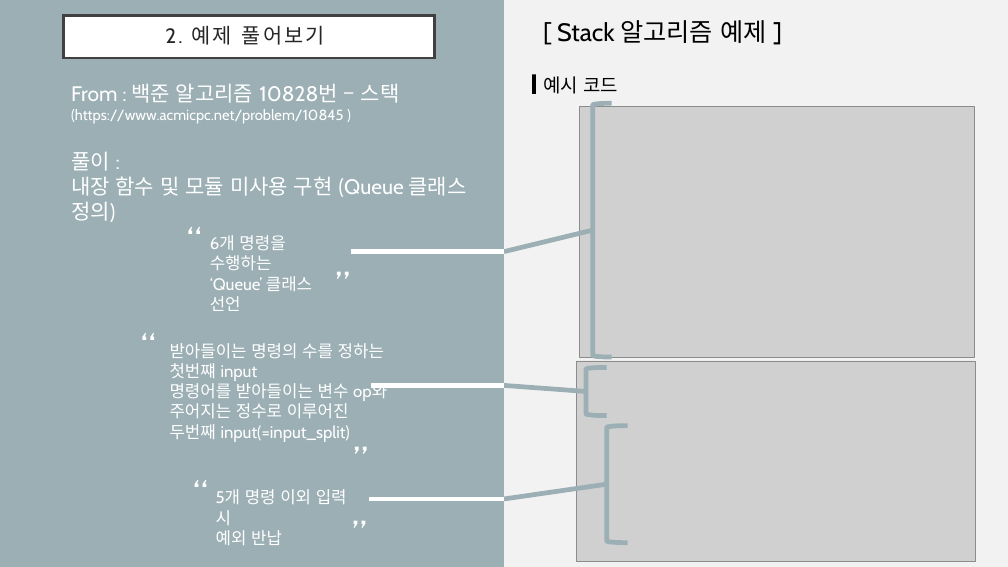
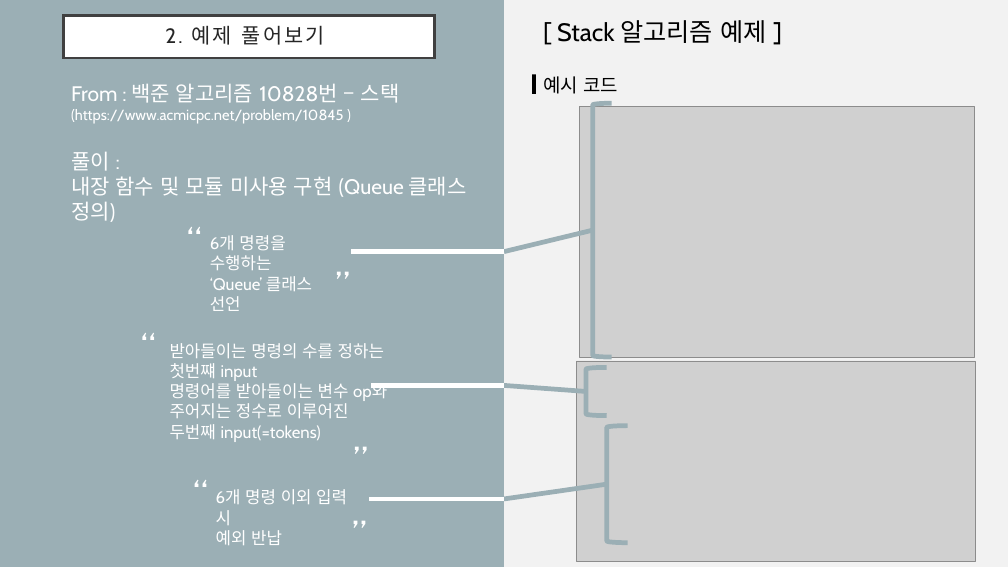
Before and after one commit to drhee0919/Rhee, a slide deck: slide 26 of 1. Stack & Queue.pptx. Drawn at 1008x567 pixels with LibreOffice and Linux fonts; fonts in the diff are those of the drawing; grey boxes stand for pictures. Boxes give left, top, right and bottom in pixels: in the first picture for what was removed or moved away, otherwise in the second. Text is boxed around its words. In the diff, an @@ line names an element or a change of style, - is before the commit and + after.

Commit message:
directory update(20/02/03)

```diff
--- a/1. Stack & Queue.pptx
+++ b/1. Stack & Queue.pptx
@@ text at (x1=170, y1=424, x2=321, y2=442): text changed @@
-두번째 input(=input_split)
+두번째 input(=tokens)
@@ text at (x1=216, y1=489, x2=347, y2=525): text changed @@
-5개 명령 이외 입력 시
+6개 명령 이외 입력 시
```
